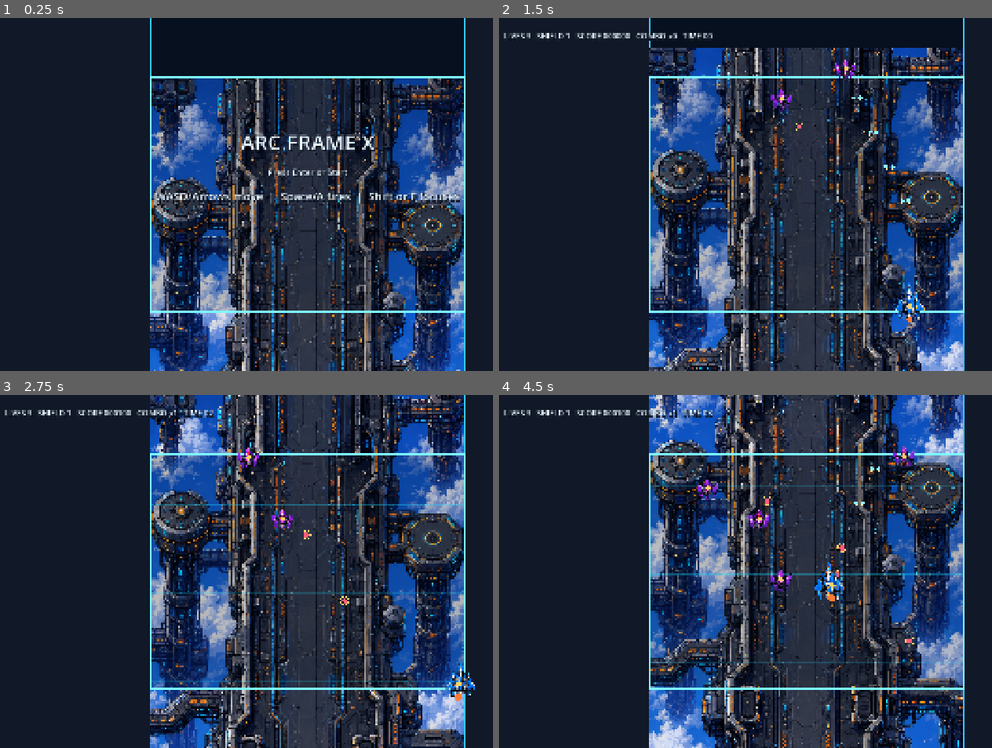
Above: before the commit, frames 1-4 (two rows, left to right).
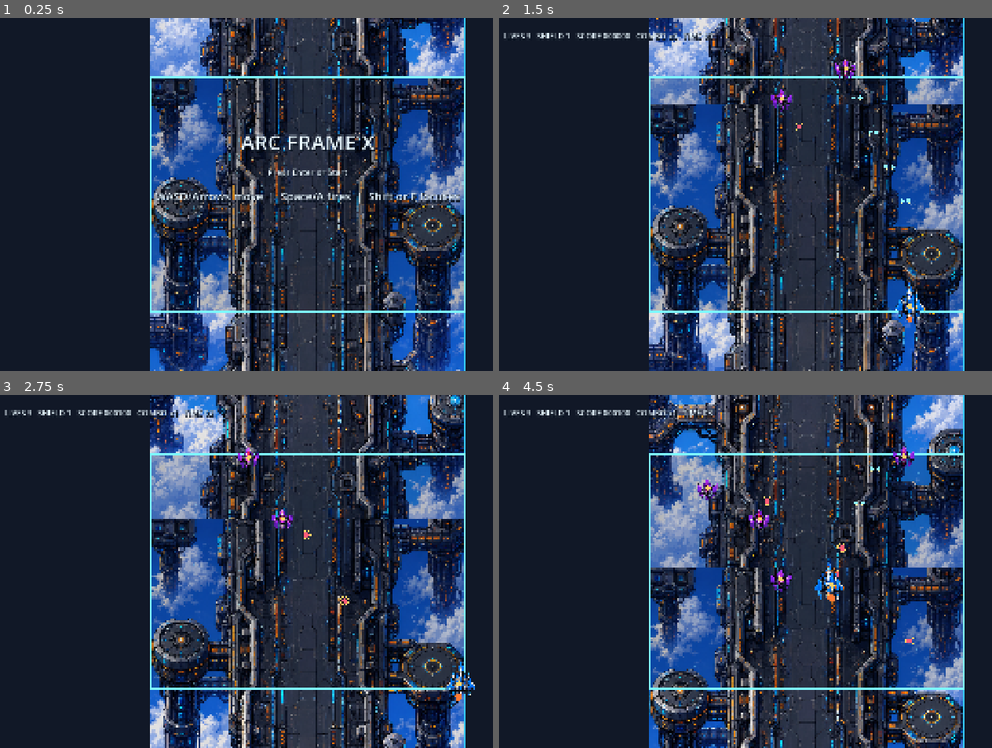
Above: after the commit, the same moments.

Repository: spacelabyelloiw/arcframex
Game: Godot game, scene res://scenes/core/main_game.tscn
Two runs of this game, one before a commit and one after it. Both use one fixed random seed, a clock stepped at 60 frames per second and the inputs below.
Inputs:
- Up to frame 1 (0.25 s): no input
- Up to frame 2 (1.5 s): tap Enter (start_game) at 0.5 s; hold D (move_right) 0.53-1.28 s; hold Space (fire) 0.53-1.28 s; hold S (move_down) from 1.28 s (still down); tap Shift (focus) at 1.35 s
- Up to frame 3 (2.75 s): release S (move_down) at 2.03 s; hold D (move_right) from 2.03 s (still down); tap Enter (start_game) at 2.1 s
- Up to frame 4 (4.5 s): release D (move_right) at 2.78 s; hold W (move_up) 2.78-3.53 s; tap F at 2.85 s; hold Space (fire) 3.53-4.28 s; hold A (move_left) from 3.53 s (still down); tap Shift (focus) at 4.35 s

The runs differ from the first frame. In frame 1, 8.2% of the frame differs, in the area x 30-95%, y 0-17%; in frame 2, 41%; in frame 3, 41%; in frame 4, 42%, in the area x 30-95%, y 0-100%.

Commit message:
Reverse background scroll direction

Diff:
--- a/scripts/core/main_game.gd
+++ b/scripts/core/main_game.gd
@@ -574,9 +574,6 @@
 
 func _draw_playfield() -> void:
 	_draw_scrolling_background()
-	for i in range(10):
-		var y := PLAYFIELD.position.y + fmod(stage_time * 70.0 + i * 90.0, PLAYFIELD.size.y)
-		draw_line(Vector2(PLAYFIELD.position.x, y), Vector2(PLAYFIELD.end.x, y), Color(0.1, 0.85, 1.0, 0.18), 1.0)
 	draw_rect(PLAYFIELD, Color("#7df9ff"), false, 3.0)
 
 
@@ -588,7 +585,7 @@
 	var bg_height := PLAYFIELD.size.x * float(sky_arc_background_texture.get_height()) / float(sky_arc_background_texture.get_width())
 	var scroll := fmod(stage_time * 88.0, bg_height)
 	var bg_size := Vector2(PLAYFIELD.size.x, bg_height)
-	var first_y := PLAYFIELD.position.y - scroll
+	var first_y := PLAYFIELD.position.y + scroll - bg_height
 	while first_y > PLAYFIELD.position.y:
 		first_y -= bg_height
 	for i in range(3):
Not shown, added: assets/art/backgrounds/bg_sky_arc_breach.png.import
